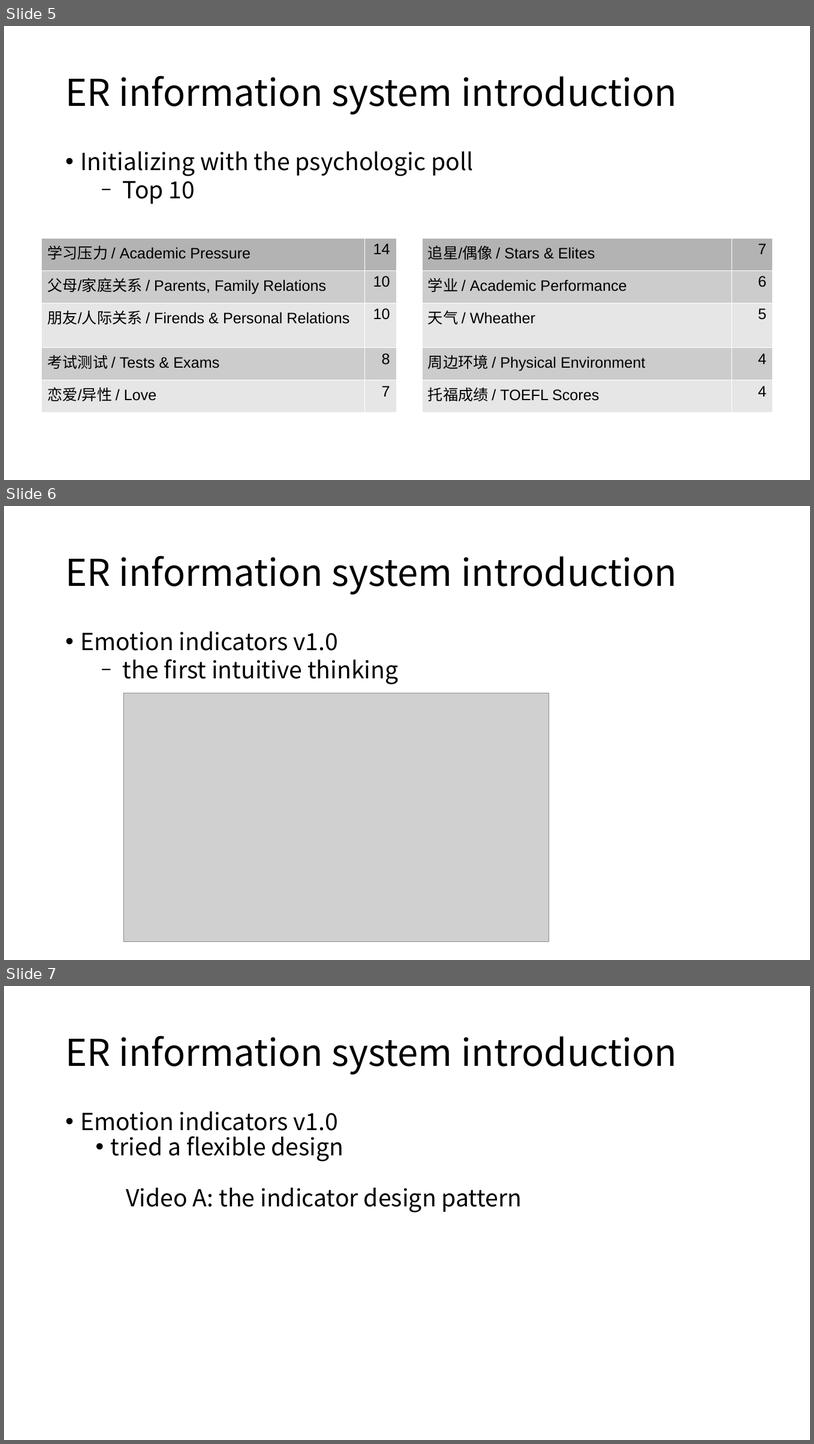
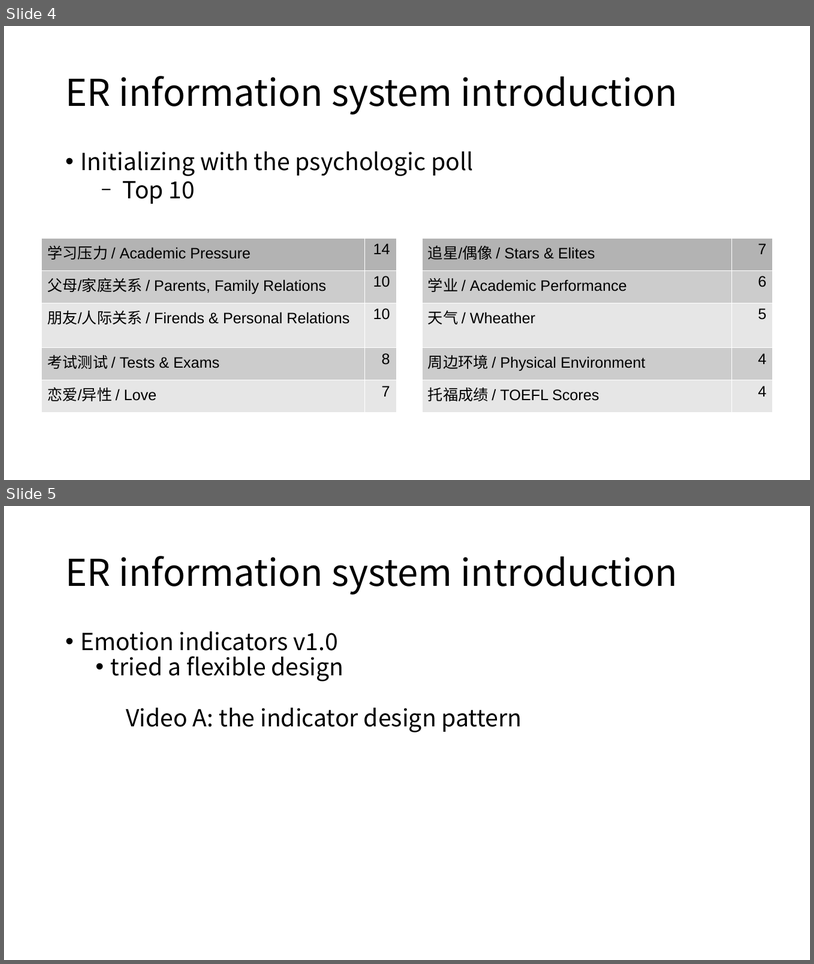
Before and after one commit to REDY-a/portfolio, a slide deck: maker/2 ER design v2.0.pptx. Shown one above the other, each under a label of ours: slides 5, 6 and 7 before the commit, slides 4 and 5 after it. The pictures are 814x1444 and 814x964 pixels, drawn with LibreOffice and Linux fonts; fonts in the diff are those of the drawing; grey boxes stand for pictures; background and template pictures are left out. Boxes give left, top, right and bottom in pixels: in the first picture for what was removed or moved away, otherwise in the second. Text is boxed around its words. In the diff, an @@ line names an element or a change of style, - is before the commit and + after.

```diff
--- a/maker/2 ER design v2.0.pptx
+++ b/maker/2 ER design v2.0.pptx
@@ slide 6 removed at (4,506,810,960), background #FFFFFF @@
@@ text removed at (65,556,678,595) @@
-ER information system introduction
@@ text removed at (81,631,398,684) @@
-• Emotion indicators v1.0
-  − the first intuitive thinking
@@ picture removed at (124,693,549,941) @@
@@ what was slide 5 is now slide 4 @@
@@ what was slide 7 is now slide 5 @@
```
Also in this commit, not shown: 3 slides changed, 6 other slides removed, 1 other file.
